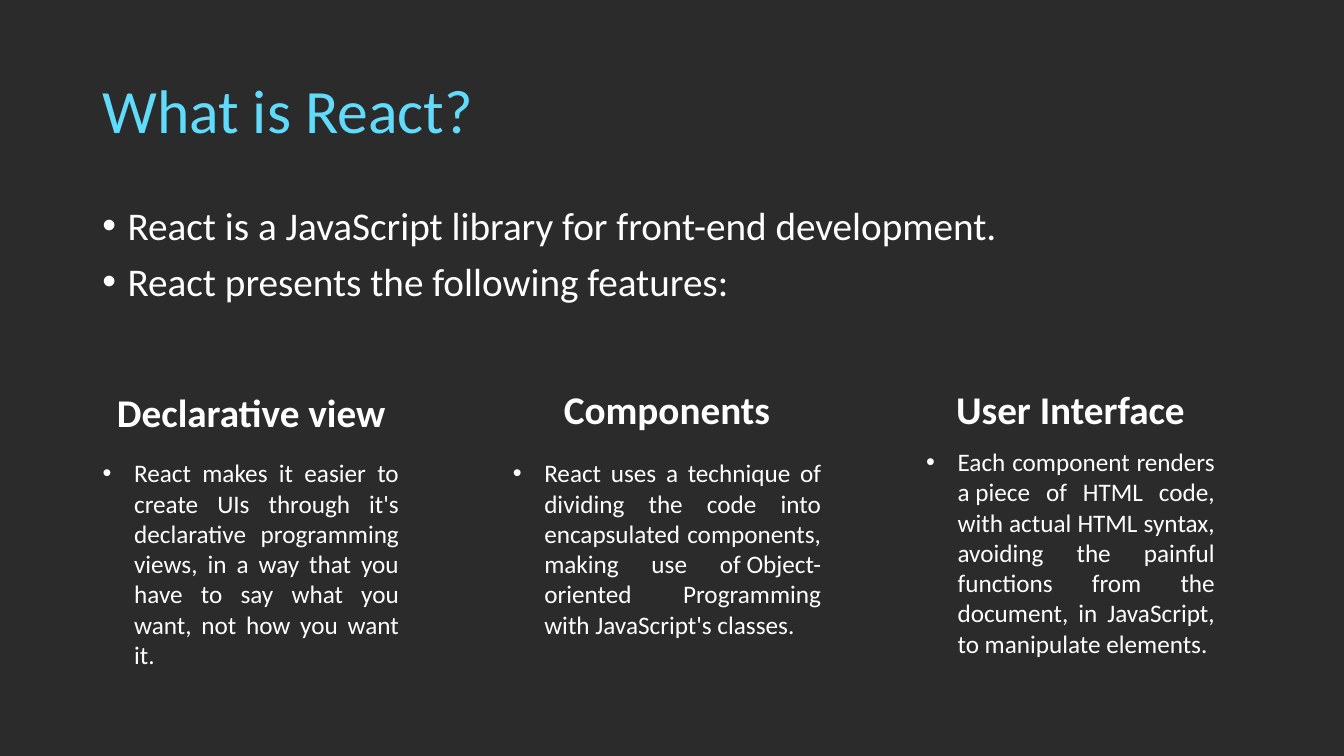
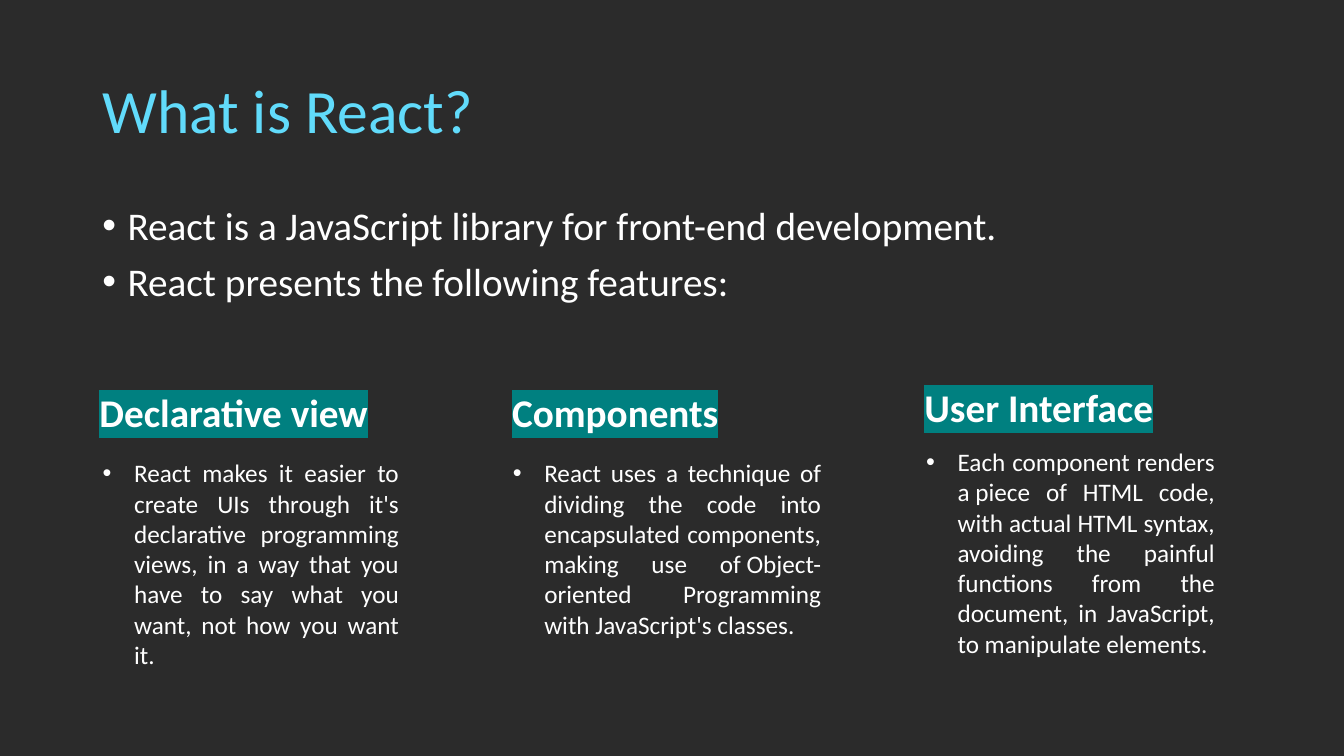
Before and after one commit to digas99/pirple-kuwtjs, a slide deck: slide 2 of project-2/Pirple - Project 2.pptx. Drawn at 1344x756 pixels with LibreOffice and Linux fonts; fonts in the diff are those of the drawing; background and template pictures are left out; a plain dark background stands for a picture behind light text. Boxes give left, top, right and bottom in pixels: in the first picture for what was removed or moved away, otherwise in the second. Text is boxed around its words. In the diff, an @@ line names an element or a change of style, - is before the commit and + after.

```diff
--- a/project-2/Pirple - Project 2.pptx
+++ b/project-2/Pirple - Project 2.pptx
@@ text "Declarative view": place and size @@
-text "Declarative view" at (117, 399, 385, 428)
+text "Declarative view" at (99, 399, 368, 428)
@@ highlight none to #008080 in 3 elements at (99, 399, 368, 428), (924, 394, 1153, 423), (512, 401, 718, 433) @@
@@ text "Components": place and size @@
-text "Components" at (564, 398, 770, 430)
+text "Components" at (512, 401, 718, 433)
@@ text "User Interface": place and size @@
-text "User Interface" at (956, 396, 1185, 425)
+text "User Interface" at (924, 394, 1153, 423)
```
Also in this commit, not shown: 4 other slides changed, 4 slides added, 1 slide removed.
